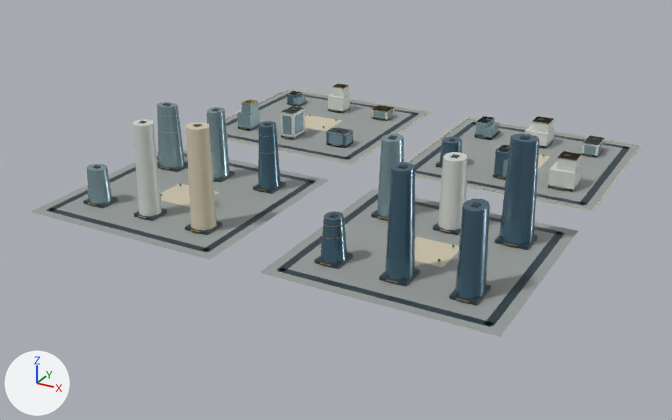
One commit to the glTF model web/public/assets/3d/ampliworld/GC-CITY-2030/GC-TILE-10-12.glb: the scene before it, then after it.
One viewpoint serves both versions: a camera (50 mm lens) standing at (667.0, 1695.0, 579.0) and looking at (-14.0, 2933.0, -39.0). The lights are fixed; the arrows at lower left show +X, +Y and +Z. The first picture is the older version. Where no turn or scale is listed for an object, it has been applied to the vertices. Vertices at exactly the same position are counted once.

In view in the first picture: 'GC-TILE-10-12-blue', 'GC-TILE-10-12-dark', 'GC-TILE-10-12-glass', 'GC-TILE-10-12-gold', 'GC-TILE-10-12-ivory', 'GC-TILE-10-12-paving', 'GC-TILE-10-12-white'.
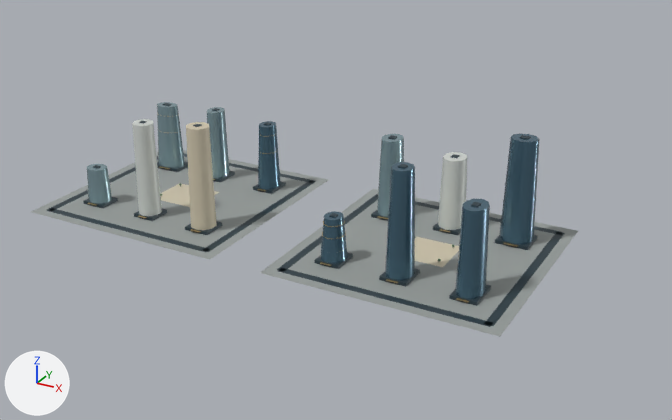
Edits to the bpy script that builds the scene:
```text
Change me_mesh_0:
    used by ob_gc_tile_10_12_paving; location = (0.0, 0.0, 0.0)
    remove me_mesh_0.from_pydata(...)  # 32 vertices, 48 faces; spans x -379.0..379.0, y 2621.0..3379.0, z 0.0
    add me_mesh_0.from_pydata(...)  # 16 vertices, 24 faces; spans x -379.0..379.0, y 2621.0..2959.0, z 0.0
    me_mesh_0 part 1: the loose piece of 8 vertices spanning x -379.0..-41.0, y 3041.0..3379.0, z 0.0 is deleted
    me_mesh_0 part 2: the loose piece of 8 vertices spanning x 41.0..379.0, y 3041.0..3379.0, z 0.0 is deleted
Change me_mesh_1:
    used by ob_gc_tile_10_12_dark; location = (0.0, 0.0, 0.0)
    remove me_mesh_1.from_pydata(...)  # 512 vertices, 768 faces; spans x -364.0..364.0, y 2636.0..3364.0, z 0.0..160.0
    add me_mesh_1.from_pydata(...)  # 256 vertices, 384 faces; spans x -364.0..364.0, y 2636.0..2944.0, z 0.0..160.0
    me_mesh_1 part 3: 32 loose pieces with 256 vertices, spanning x -364.0..364.0, y 3056.0..3364.0, z 0.0..54.0, are deleted
Change me_mesh_2:
    used by ob_gc_tile_10_12_ivory; location = (0.0, 0.0, 0.0)
    remove me_mesh_2.from_pydata(...)  # 142 vertices, 220 faces; spans x -380.0..380.0, y 2683.0..3380.0, z 0.0..159.0
    add me_mesh_2.from_pydata(...)  # 38 vertices, 64 faces; spans x -250.0..250.0, y 2683.0..2826.0, z 0.0..159.0
    me_mesh_2 part 4: 13 loose pieces with 104 vertices, spanning x -380.0..380.0, y 3040.0..3380.0, z 0.0..19.0, are deleted
Change me_mesh_5:
    used by ob_gc_tile_10_12_gold; location = (0.0, 0.0, 0.0)
    remove me_mesh_5.from_pydata(...)  # 1122 vertices, 1956 faces; spans x -333.0..332.0, y 2673.0..3321.0, z 0.0..137.0
    add me_mesh_5.from_pydata(...)  # 888 vertices, 1584 faces; spans x -333.0..332.0, y 2673.0..2906.0, z 4.0..137.0
    me_mesh_5 part 6: 24 loose pieces with 234 vertices, spanning x -318.0..329.0, y 3040.0..3321.0, z 0.0..53.0, are deleted
Change me_mesh_6:
    used by ob_gc_tile_10_12_blue; location = (0.0, 0.0, 0.0)
    remove me_mesh_6.from_pydata(...)  # 156 vertices, 276 faces; spans x -325.0..333.0, y 2677.0..3315.0, z 0.0..157.0
    add me_mesh_6.from_pydata(...)  # 110 vertices, 200 faces; spans x -127.0..333.0, y 2677.0..2904.0, z 5.0..157.0
    me_mesh_6 part 7: the loose piece of 22 vertices spanning x 92.0..128.0, y 3101.0..3143.0, z 5.0..46.0 is deleted
    me_mesh_6 part 8: the loose piece of 8 vertices spanning x -325.0..-305.0, y 3289.0..3315.0, z 0.0..22.0 is deleted
    me_mesh_6 part 9: the loose piece of 8 vertices spanning x -129.0..-91.0, y 3107.0..3137.0, z 0.0..26.0 is deleted
    me_mesh_6 part 10: the loose piece of 8 vertices spanning x 195.0..215.0, y 3104.0..3140.0, z 0.0..47.0 is deleted
Change me_mesh_7:
    used by ob_gc_tile_10_12_glass; location = (0.0, 0.0, 0.0)
    remove me_mesh_7.from_pydata(...)  # 264 vertices, 424 faces; spans x -334.0..324.0, y 2685.0..3325.0, z 0.0..123.0
    add me_mesh_7.from_pydata(...)  # 88 vertices, 160 faces; spans x -334.0..130.0, y 2685.0..2908.0, z 5.0..123.0
    me_mesh_7 part 5: 22 loose pieces with 176 vertices, spanning x -324.0..324.0, y 3100.0..3325.0, z 0.0..52.0, are deleted
Change me_mesh_8:
    used by ob_gc_tile_10_12_white; location = (0.0, 0.0, 0.0)
    remove me_mesh_8.from_pydata(...)  # 156 vertices, 248 faces; spans x -326.0..331.0, y 2684.0..3326.0, z 0.0..148.0
    add me_mesh_8.from_pydata(...)  # 44 vertices, 80 faces; spans x -227.0..229.0, y 2684.0..2906.0, z 5.0..148.0
    me_mesh_8 part 11: 14 loose pieces with 112 vertices, spanning x -326.0..331.0, y 3100.0..3326.0, z 0.0..53.0, are deleted
```

Where the change shows, as pixel boxes (x1, y1, x2, y2) in the pictures (672 x 420 px):
'GC-TILE-10-12-paving', reshaped (10% narrower, 24% shorter)
    before: (31, 90, 640, 337)
    after: (31, 150, 578, 337)
'GC-TILE-10-12-blue', reshaped (14% shorter)
    before: (258, 91, 539, 299)
    after: (258, 121, 539, 299)
'GC-TILE-10-12-dark', reshaped (11% narrower, 7% shorter)
    before: (47, 85, 630, 327)
    after: (47, 103, 565, 327)
'GC-TILE-10-12-white', reshaped (29% narrower, 23% shorter)
    before: (132, 85, 605, 230)
    after: (132, 119, 467, 230)
'GC-TILE-10-12-glass', reshaped (39% narrower)
    before: (87, 95, 604, 217)
    after: (87, 102, 404, 217)
'GC-TILE-10-12-ivory', reshaped (38% narrower, 18% shorter)
    before: (161, 89, 641, 267)
    after: (161, 122, 459, 267)
'GC-TILE-10-12-gold', reshaped (15% narrower, 13% shorter)
    before: (87, 84, 592, 302)
    after: (87, 113, 518, 302)
part 1 of me_mesh_0, deleted
    before: (226, 90, 428, 163)
part 2 of me_mesh_0, deleted
    before: (409, 119, 640, 210)
part 3 of me_mesh_1, deleted
    before: (226, 85, 630, 205)
part 4 of me_mesh_2, deleted
    before: (225, 89, 641, 211)
part 5 of me_mesh_7, deleted
    before: (237, 95, 604, 180)
part 6 of me_mesh_5, deleted
    before: (241, 84, 592, 192)
part 7 of me_mesh_6, deleted
    before: (440, 136, 462, 164)
part 8 of me_mesh_6, deleted
    before: (287, 91, 302, 103)
part 9 of me_mesh_6, deleted
    before: (326, 128, 353, 148)
part 10 of me_mesh_6, deleted
    before: (494, 145, 509, 176)
part 11 of me_mesh_8, deleted
    before: (281, 85, 605, 192)
